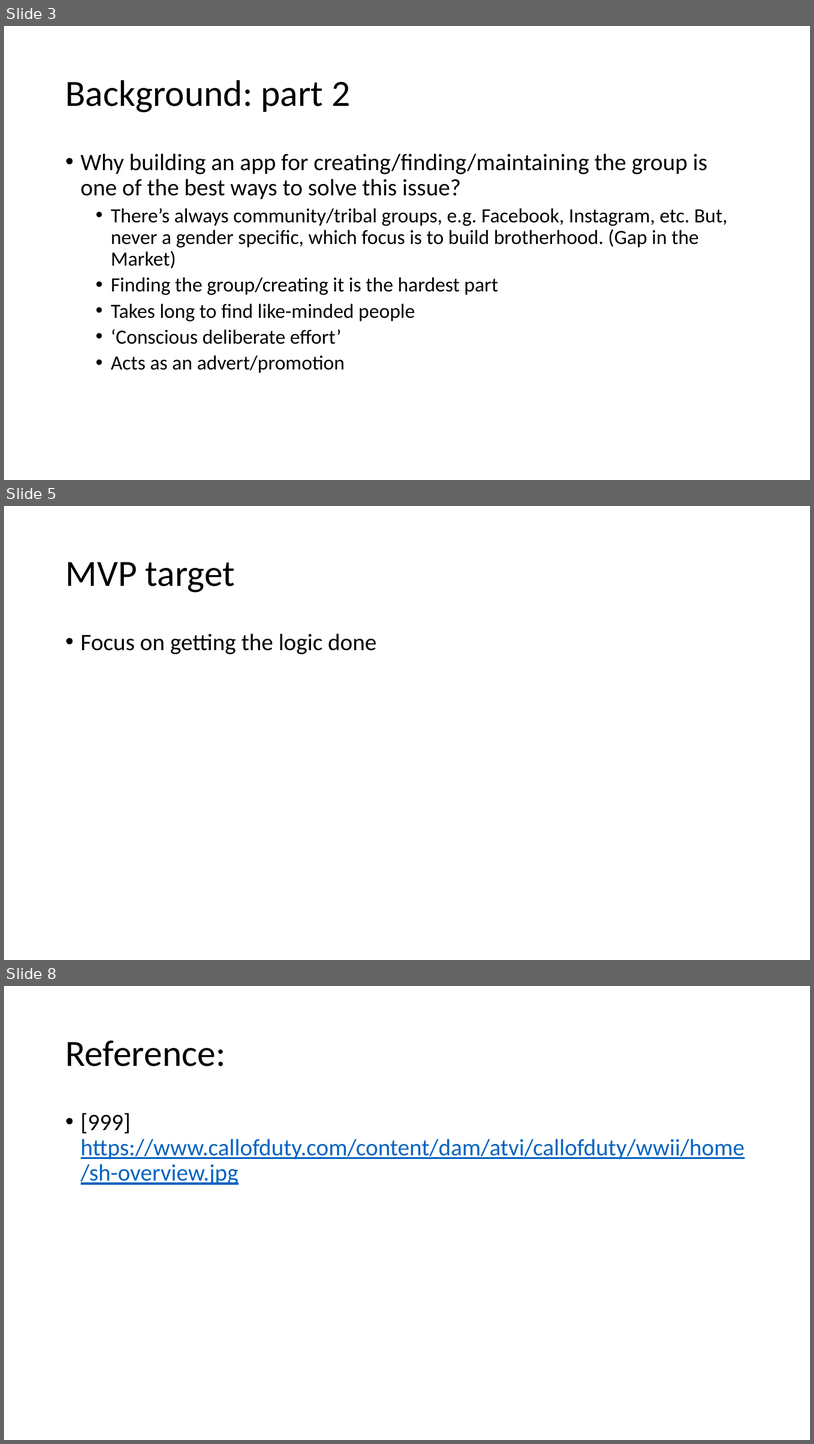
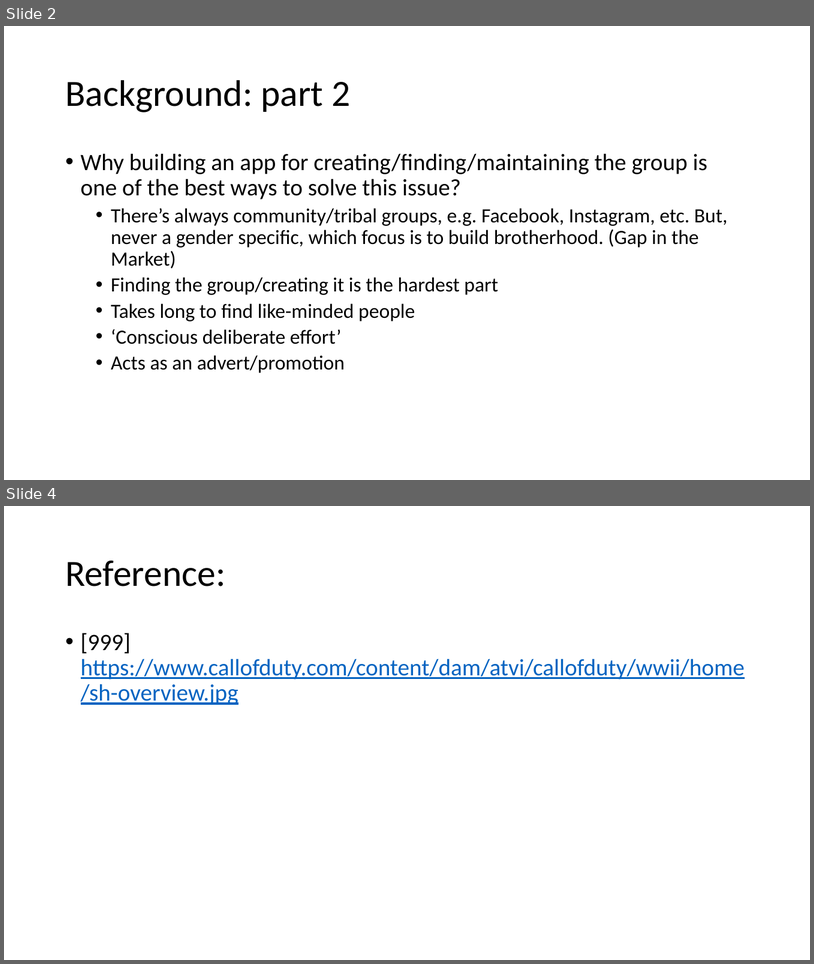
Before and after one commit to AjayaRai/bro-online, a slide deck: MVP/MVP Presentation.pptx. Shown one above the other, each under a label of ours: slides 3, 5 and 8 before the commit, slides 2 and 4 after it; the slides between them are not shown. The pictures are 814x1444 and 814x964 pixels, drawn with LibreOffice and Linux fonts; fonts in the diff are those of the drawing. Boxes give left, top, right and bottom in pixels: in the first picture for what was removed or moved away, otherwise in the second. Text is boxed around its words. In the diff, an @@ line names an element or a change of style, - is before the commit and + after.

```diff
--- a/MVP/MVP Presentation.pptx
+++ b/MVP/MVP Presentation.pptx
@@ slide 5 removed at (4, 506, 810, 960), background #FFFFFF @@
@@ title removed at (65, 562, 235, 592) @@
-MVP target
@@ text removed at (81, 633, 377, 654) @@
-• Focus on getting the logic done
@@ what was slide 3 is now slide 2 @@
@@ what was slide 8 is now slide 4 @@
```
Also in this commit, not shown: 1 slide changed, 3 other slides removed, 8 other files.
